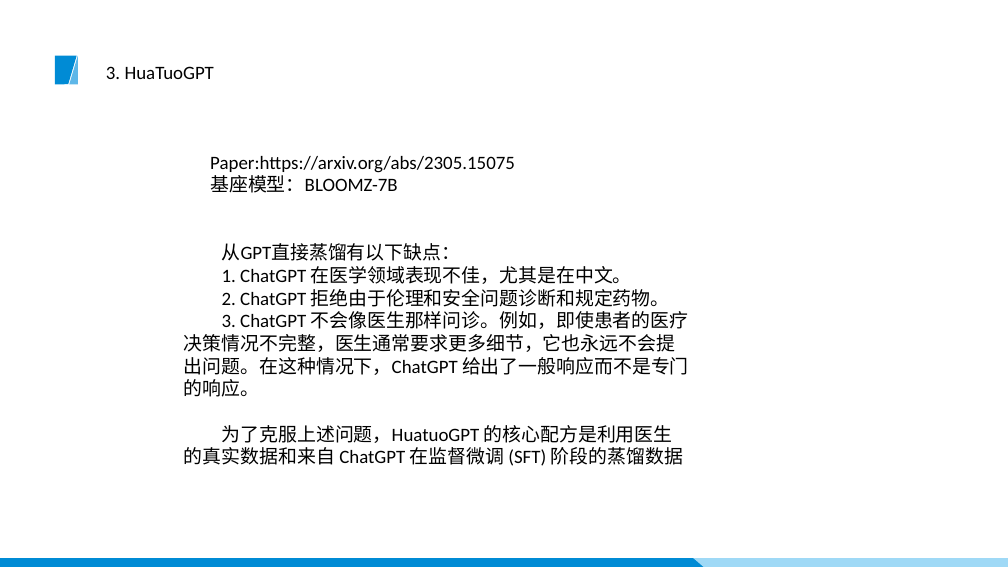
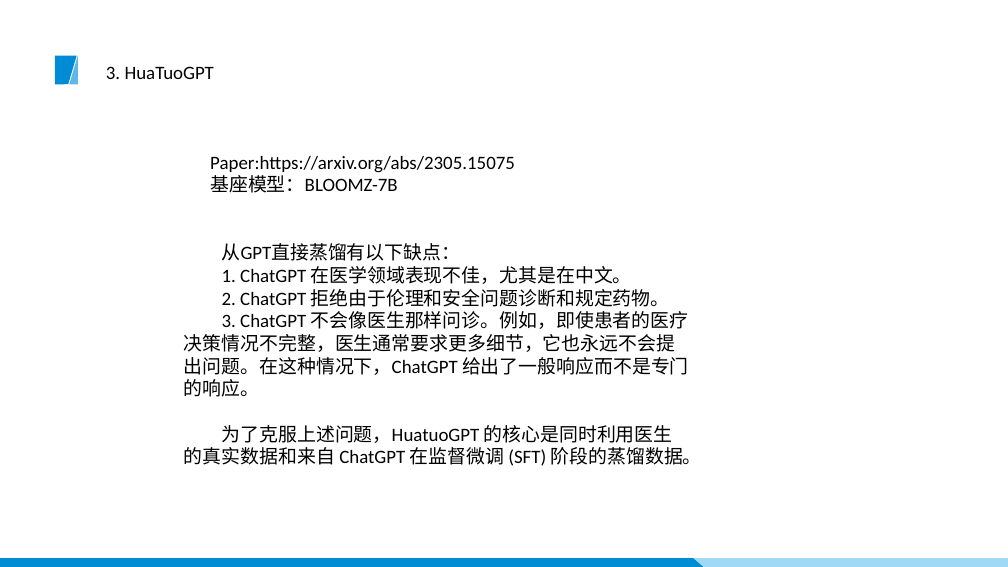
Before and after one commit to liweiyadeclot/GraduateStage1, a slide deck: slide 8 of LLM/医学大模型.pptx. Drawn at 1008x567 pixels with LibreOffice and Linux fonts; fonts in the diff are those of the drawing; background and template pictures are left out. Boxes give left, top, right and bottom in pixels: in the first picture for what was removed or moved away, otherwise in the second. Text is boxed around its words. In the diff, an @@ line names an element or a change of style, - is before the commit and + after.

Commit message:
update ppt

```diff
--- a/LLM/医学大模型.pptx
+++ b/LLM/医学大模型.pptx
@@ text at [184, 425, 702, 466]: text changed @@
-为了克服上述问题，HuatuoGPT 的核心配方是利用医生的真实数据和来自 ChatGPT 在监督微调 (SFT) 阶段的蒸馏数据
+为了克服上述问题，HuatuoGPT 的核心是同时利用医生的真实数据和来自 ChatGPT 在监督微调 (SFT) 阶段的蒸馏数据。
```
Also in this commit, not shown: 1 other slide changed.
